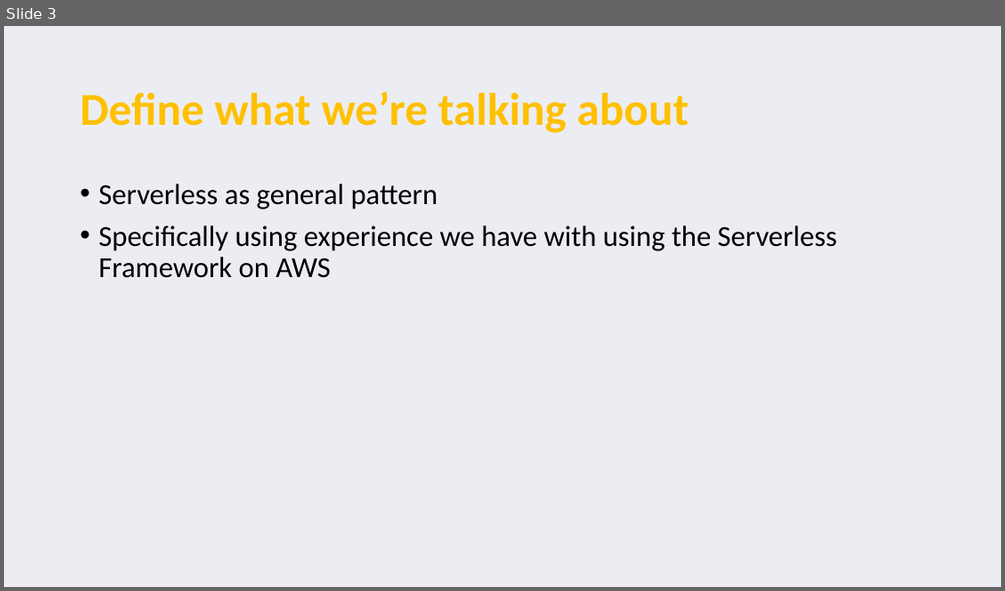
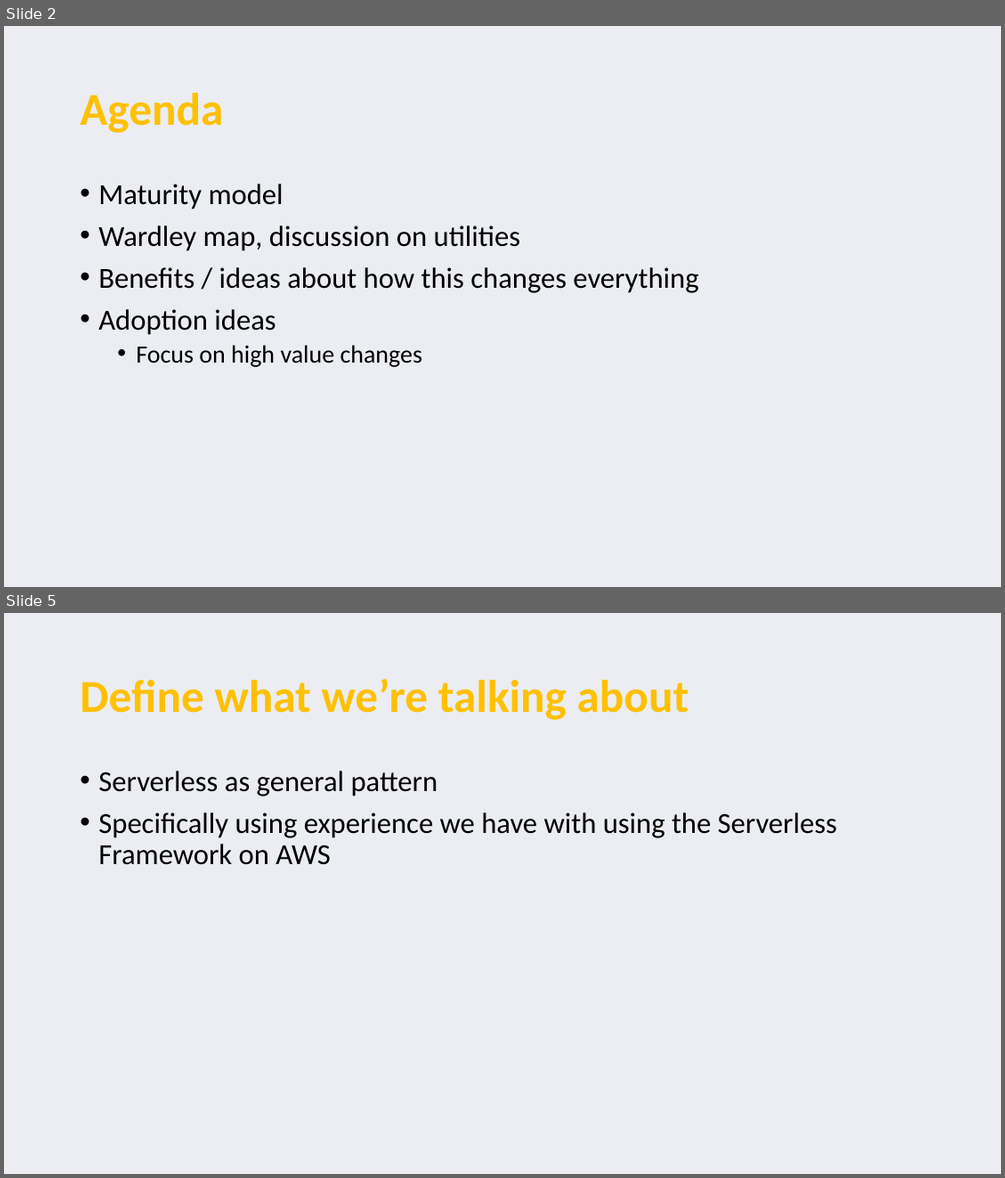
Before and after one commit to serverless-perspectives/pariveda-perspective, a slide deck: Serverless perspectives.pptx. Shown one above the other, each under a label of ours: slide 3 before the commit, slides 2 and 5 after it; the slides between them are not shown. The pictures are 1005x591 and 1005x1178 pixels, drawn with LibreOffice and Linux fonts; fonts in the diff are those of the drawing. Boxes give left, top, right and bottom in pixels: in the first picture for what was removed or moved away, otherwise in the second. Text is boxed around its words. In the diff, an @@ line names an element or a change of style, - is before the commit and + after.

Commit message:
add agenda and change intro slides

```diff
--- a/Serverless perspectives.pptx
+++ b/Serverless perspectives.pptx
@@ slide 2 added at box(4, 26, 1001, 587), background #EBEDF2 @@
@@ title added at box(80, 93, 223, 133), 44 pt, text #FFC000, bold @@
+Agenda
@@ text added at box(98, 184, 698, 367), 28 pt, text #000000 @@
+• Maturity model
+• Wardley map, discussion on utilities
+• Benefits / ideas about how this changes everything
+• Adoption ideas
+  • Focus on high value changes
@@ what was slide 3 is now slide 5 @@
```
Also in this commit, not shown: 1 slide changed, 1 other slide added, 1 other file.
